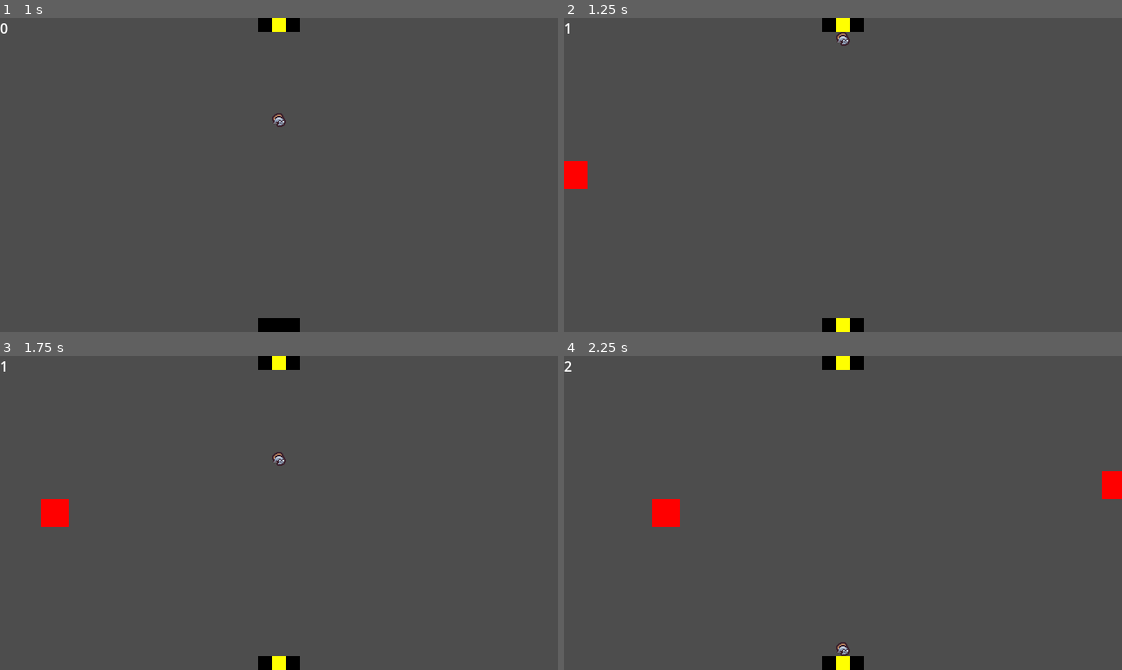
Above: before the commit, frames 1-4 (two rows, left to right).
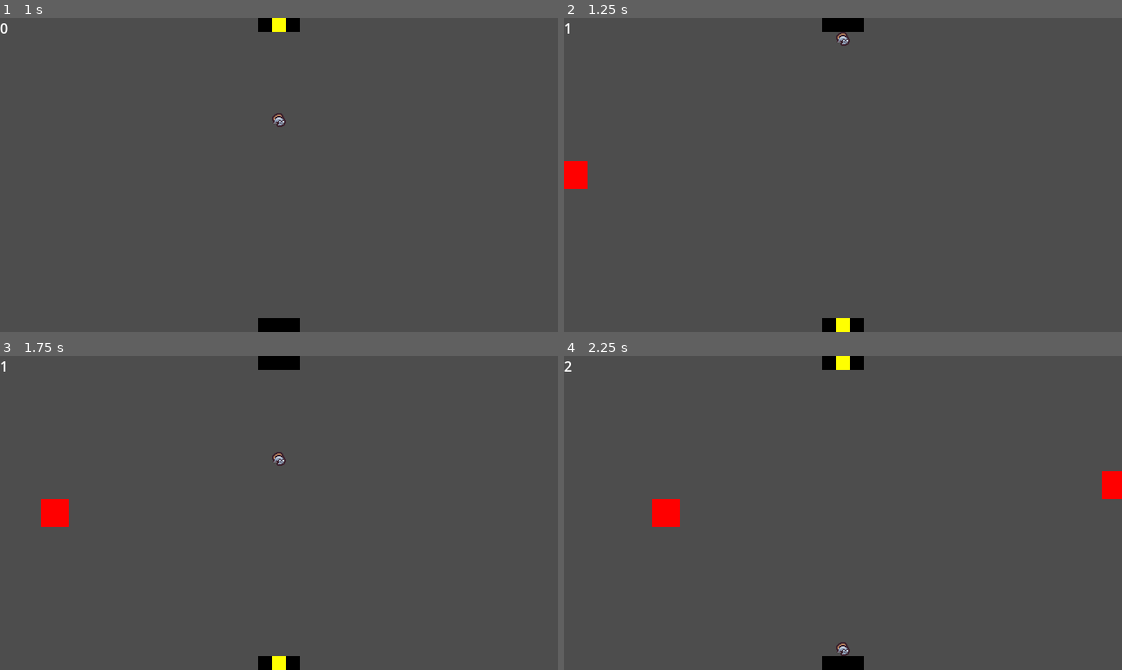
Above: after the commit, the same moments.

Repository: SpoopCats/FiniteStateMachine
Game: Godot game, scene res://scenes/main.tscn
Same seed, same stepped clock (60 frames per second), same inputs: the game is played once before the commit and once after it.
Inputs:
- Up to frame 1 (1 s): tap Enter (ui_accept) at 0.5, 0.77 s
- Up to frame 2 (1.25 s): no input
- Up to frame 3 (1.75 s): tap Enter (ui_accept) at 1.52 s
- Up to frame 4 (2.25 s): no input

Frame 1 is identical in both runs. In frame 2, 0.1% of the frame differs, in the area x 48-52%, y 0-5%; in frame 3, 0.1%; in frame 4, 0.1%.

Commit message:
Food manager working
Food manager now spawns in new food and queue_free() food that Ralph is eating.

Diff:
--- a/project.godot
+++ b/project.godot
@@ -31,6 +31,7 @@
 top_pedestal=""
 btm_pedestal=""
 game=""
+food=""
 
 [layer_names]
 
--- a/scenes/game_objects/food/food.tscn
+++ b/scenes/game_objects/food/food.tscn
@@ -1,6 +1,6 @@
 [gd_scene format=3 uid="uid://brea3ejwmo2bu"]
 
-[node name="Food" type="Node2D"]
+[node name="Food" type="Node2D" groups=["food"]]
 position = Vector2(656, -16)
 
 [node name="ColorRect" type="ColorRect" parent="."]
--- a/scenes/managers/food_manager.gd
+++ b/scenes/managers/food_manager.gd
@@ -15,17 +15,24 @@
 
 
 func _on_spawn_food_top():
+	# Make Ralph eat the existing food
+	var food_to_despawn = get_tree().get_nodes_in_group('food')
+	if food_to_despawn:
+		for each in food_to_despawn:
+			each.queue_free()
+	# Spawn in new food
 	var food_to_spawn = food_scene.instantiate()
 	food_to_spawn.position = top_food_pos
 	# must use call deferred here or the food won't spawn right as game loads
 	game.add_child.call_deferred(food_to_spawn)
 
-	print("spawning food on top!")
-
 
 func _on_spawn_foot_btm():
+	var food_to_despawn = get_tree().get_nodes_in_group('food')
+	if food_to_despawn:
+		for each in food_to_despawn:
+			each.queue_free()
 	var food_to_spawn = food_scene.instantiate()
 	food_to_spawn.position = btm_food_pos
 	# don't have to use call_deffered here, just did it to see if it still works
 	game.add_child.call_deferred(food_to_spawn)
-	print("spawning food on btm!")
